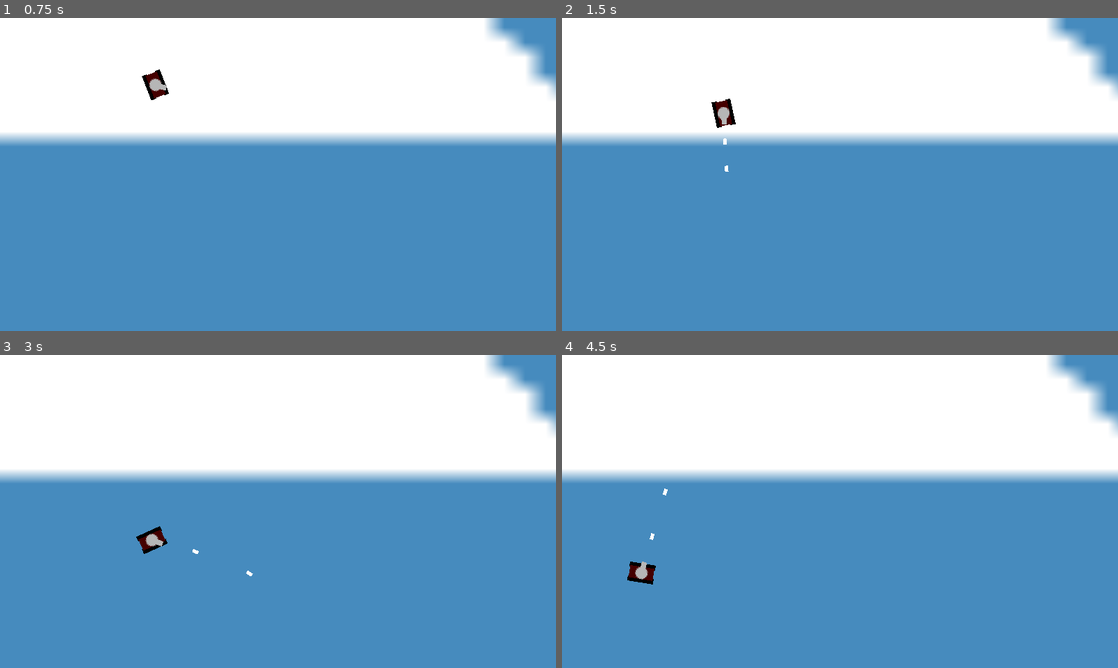
Above: before the commit, frames 1-4 (two rows, left to right).
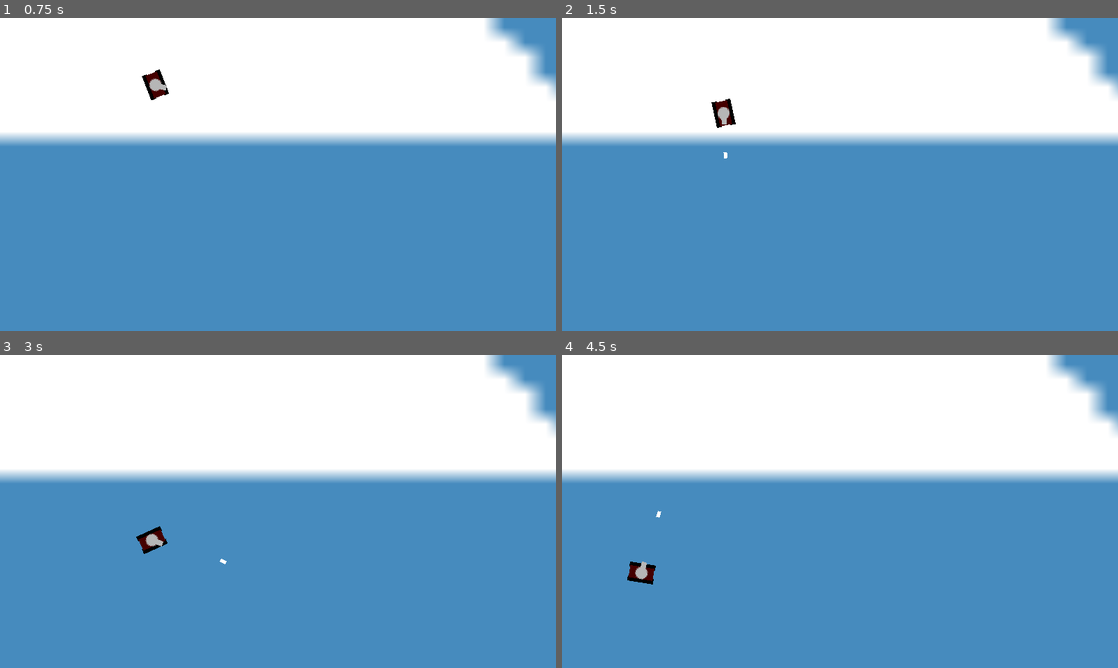
Above: after the commit, the same moments.

Repository: alastairrmcneill/Greg
Game: Godot game, scene res://src/Game/TestGame.tscn
Same seed, same stepped clock (60 frames per second), same inputs: the game is played once before the commit and once after it. The project has no main scene, so this scene is started directly. The engine's default icon, where the game draws it, is replaced by a stand-in: a white triangle on a blue panel in a dark square.
Inputs (mouse positions are in pixels of both pictures, inside the frame that each line leads up to):
- Up to frame 1 (0.75 s): tap Enter at 0.5 s; move the mouse to (400, 158) at 0.52 s; press the mouse at (400, 158) at 0.53 s; hold Right (RotateRight) from 0.53 s (still down)
- Up to frame 2 (1.5 s): move the mouse to (728, 190) at 1.27 s; release Right (RotateRight) at 1.28 s; release the mouse at (728, 190) at 1.28 s; hold Down (Backwards) from 1.28 s (still down); click (728, 190) at 1.35 s
- Up to frame 3 (3 s): move the mouse to (333, 442) at 2.02 s; release Down (Backwards) at 2.03 s; press the mouse at (333, 442) at 2.03 s; hold Right (RotateRight) 2.03-2.78 s; move the mouse to (250, 574) at 2.77 s; release the mouse at (250, 574) at 2.78 s; hold Up (Forwards) from 2.78 s (still down); click (250, 574) at 2.85 s
- Up to frame 4 (4.5 s): move the mouse to (1006, 558) at 3.52 s; release Up (Forwards) at 3.53 s; press the mouse at (1006, 558) at 3.53 s; hold Left (RotateLeft) from 3.53 s (still down); tap Space at 4.25 s; move the mouse to (673, 464) at 4.27 s; release the mouse at (673, 464) at 4.28 s; click (673, 464) at 4.35 s

Frame 1 is identical in both runs. In frame 2, less than 0.1% of the frame differs, in the area x 29-30%, y 38-50%; in frame 3, less than 0.1%; in frame 4, less than 0.1%, in the area x 15-19%, y 42-60%.

Commit message:
added muzzle flash and fire rate

Diff:
--- a/project.godot
+++ b/project.godot
@@ -13,9 +13,21 @@
 "class": "Bullet",
 "language": "GDScript",
 "path": "res://src/Guns/Bullet.gd"
+}, {
+"base": "Node2D",
+"class": "Gun",
+"language": "GDScript",
+"path": "res://src/Guns/Gun.gd"
+}, {
+"base": "KinematicBody2D",
+"class": "Player",
+"language": "GDScript",
+"path": "res://src/Player/Player.gd"
 } ]
 _global_script_class_icons={
-"Bullet": ""
+"Bullet": "",
+"Gun": "",
+"Player": ""
 }
 
 [application]
--- a/src/Game/TestGame.gd
+++ b/src/Game/TestGame.gd
@@ -1,6 +1,6 @@
 extends Node2D
 
-onready var gun = $Player/TurretSprite/Gun
+onready var gun:Gun = $Player/TurretSprite/Gun
 onready var bulletManager = $BulletManager
 
 func _ready():
--- a/src/Guns/Bullet.gd
+++ b/src/Guns/Bullet.gd
@@ -1,12 +1,16 @@
 extends Area2D
 class_name Bullet
 
+export var Bullet_Life_Time: float = 1
+
+onready var killTimer = $KillTimer
 
 var speed = 400
 var direction = Vector2.ZERO
 
 func _ready():
-	pass
+	killTimer.wait_time = Bullet_Life_Time
+	killTimer.start()
 
 func _physics_process(delta):
 	if direction != Vector2.ZERO:
@@ -17,3 +21,8 @@
 func set_direction(direction):
 	self.direction = direction
 	rotation = direction.angle()
+
+
+
+func _on_KillTimer_timeout():
+	queue_free()
--- a/src/Guns/Bullet.tscn
+++ b/src/Guns/Bullet.tscn
@@ -8,9 +8,14 @@
 
 [node name="Bullet" type="Area2D"]
 script = ExtResource( 2 )
+Bullet_Life_Time = 0.5
 
 [node name="Sprite" type="Sprite" parent="."]
 texture = ExtResource( 1 )
 
 [node name="CollisionShape2D" type="CollisionShape2D" parent="."]
 shape = SubResource( 1 )
+
+[node name="KillTimer" type="Timer" parent="."]
+one_shot = true
+[connection signal="timeout" from="KillTimer" to="." method="_on_KillTimer_timeout"]
--- a/src/Guns/Gun.gd
+++ b/src/Guns/Gun.gd
@@ -1,16 +1,26 @@
 extends Node2D
-
+class_name Gun
 signal gun_fired_bullet(bullet, position, direction)
 
 export (PackedScene) var Bullet
+export var Fire_Rate: float = 1.0
 
 onready var endOfGun = $EndOfGun
+onready var shootCooldown = $ShootCooldownTimer
+onready var animationPlayer = $AnimationPlayer
 
 func _ready():
-	pass
+	set_cooldown_timer(Fire_Rate)
 
 func shoot():
-	var bullet_instance = Bullet.instance()
-	var target = endOfGun.global_position
-	var direction = global_position.direction_to(target).normalized()
-	emit_signal("gun_fired_bullet", bullet_instance, endOfGun.global_position, direction)
+	if shootCooldown.is_stopped():
+		var bullet_instance = Bullet.instance()
+		var target = endOfGun.global_position
+		var direction = global_position.direction_to(target).normalized()
+		emit_signal("gun_fired_bullet", bullet_instance, endOfGun.global_position, direction)
+		shootCooldown.start()
+		animationPlayer.play("MuzzleFlash")
+
+func set_cooldown_timer(rate):
+	var delay = 1/Fire_Rate
+	shootCooldown.wait_time = delay
--- a/src/Guns/Gun.tscn
+++ b/src/Guns/Gun.tscn
@@ -1,7 +1,48 @@
-[gd_scene load_steps=3 format=2]
+[gd_scene load_steps=5 format=2]
 
 [ext_resource path="res://src/Guns/Gun.gd" type="Script" id=1]
 [ext_resource path="res://src/Guns/Bullet.tscn" type="PackedScene" id=2]
+[ext_resource path="res://Assets/shotLarge.png" type="Texture" id=3]
+
+[sub_resource type="Animation" id=1]
+resource_name = "MuzzleFlash"
+length = 0.1
+tracks/0/type = "value"
+tracks/0/path = NodePath("Sprite:visible")
+tracks/0/interp = 1
+tracks/0/loop_wrap = true
+tracks/0/imported = false
+tracks/0/enabled = true
+tracks/0/keys = {
+"times": PoolRealArray( 0, 0.1 ),
+"transitions": PoolRealArray( 1, 1 ),
+"update": 0,
+"values": [ true, false ]
+}
+tracks/1/type = "value"
+tracks/1/path = NodePath("Sprite:scale")
+tracks/1/interp = 1
+tracks/1/loop_wrap = true
+tracks/1/imported = false
+tracks/1/enabled = true
+tracks/1/keys = {
+"times": PoolRealArray( 0, 0.1 ),
+"transitions": PoolRealArray( 1, 1 ),
+"update": 0,
+"values": [ Vector2( 0.571114, 0.571114 ), Vector2( 0.517, 0.740936 ) ]
+}
+tracks/2/type = "value"
+tracks/2/path = NodePath("Sprite:position")
+tracks/2/interp = 1
+tracks/2/loop_wrap = true
+tracks/2/imported = false
+tracks/2/enabled = true
+tracks/2/keys = {
+"times": PoolRealArray( 0, 0.1 ),
+"transitions": PoolRealArray( 1, 1 ),
+"update": 0,
+"values": [ Vector2( 7.01152, -4.42151e-08 ), Vector2( 9.13573, -1.37067e-07 ) ]
+}
 
 [node name="Gun" type="Node2D"]
 script = ExtResource( 1 )
@@ -9,3 +50,16 @@
 
 [node name="EndOfGun" type="Position2D" parent="."]
 position = Vector2( 3, 0 )
+
+[node name="ShootCooldownTimer" type="Timer" parent="."]
+one_shot = true
+
+[node name="Sprite" type="Sprite" parent="."]
+visible = false
+position = Vector2( 9.13573, -1.37067e-07 )
+rotation = -1.5708
+scale = Vector2( 0.517, 0.740936 )
+texture = ExtResource( 3 )
+
+[node name="AnimationPlayer" type="AnimationPlayer" parent="."]
+anims/MuzzleFlash = SubResource( 1 )
--- a/src/Player/Player.gd
+++ b/src/Player/Player.gd
@@ -1,4 +1,6 @@
 extends KinematicBody2D
+class_name Player
+
 
 export var gamePad = true
 
@@ -28,7 +30,7 @@
 	move_and_slide(velocity)
 
 func _unhandled_input(event):
-	if event.is_action_released("shoot"):
+	if event.is_action_pressed("shoot"):
 		gun.shoot()
 
 func move_tank_gamepad(direction):
--- a/src/Player/Player.tscn
+++ b/src/Player/Player.tscn
@@ -28,6 +28,7 @@
 
 [node name="Gun" parent="TurretSprite" instance=ExtResource( 4 )]
 position = Vector2( 14, 0 )
+Fire_Rate = 10.0
 
 [node name="BaseCollider" type="CollisionShape2D" parent="."]
 shape = SubResource( 3 )
Binary file added: Assets/shotLarge.png
Not shown, added: Assets/shotLarge.png.import
